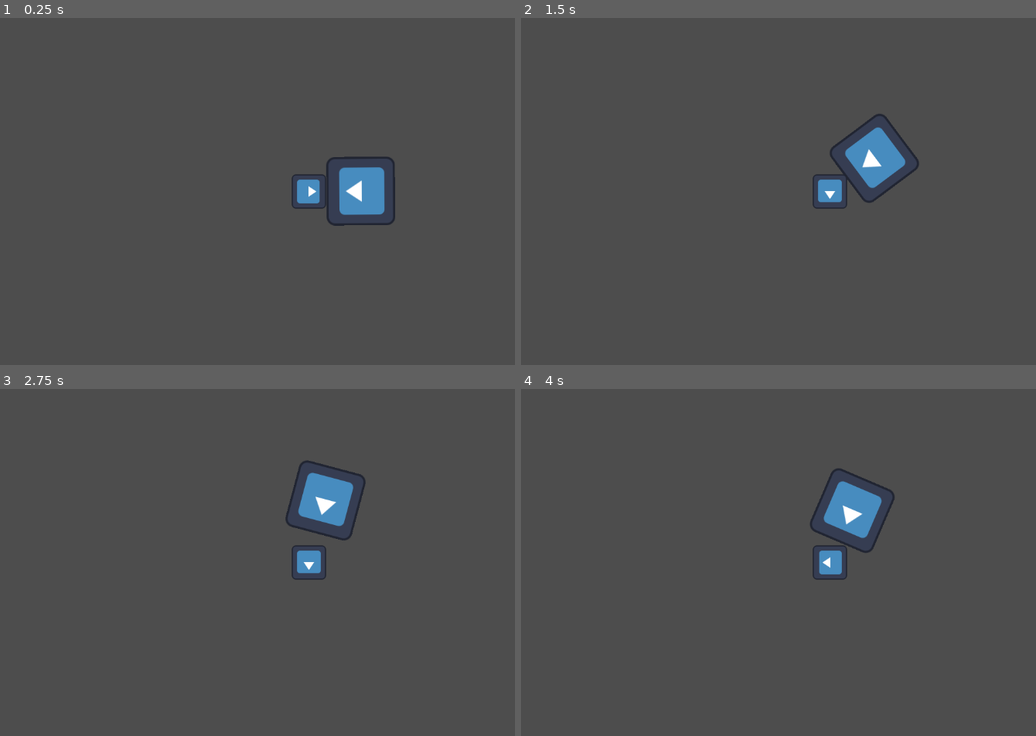
Above: before the commit, frames 1-4 (two rows, left to right).
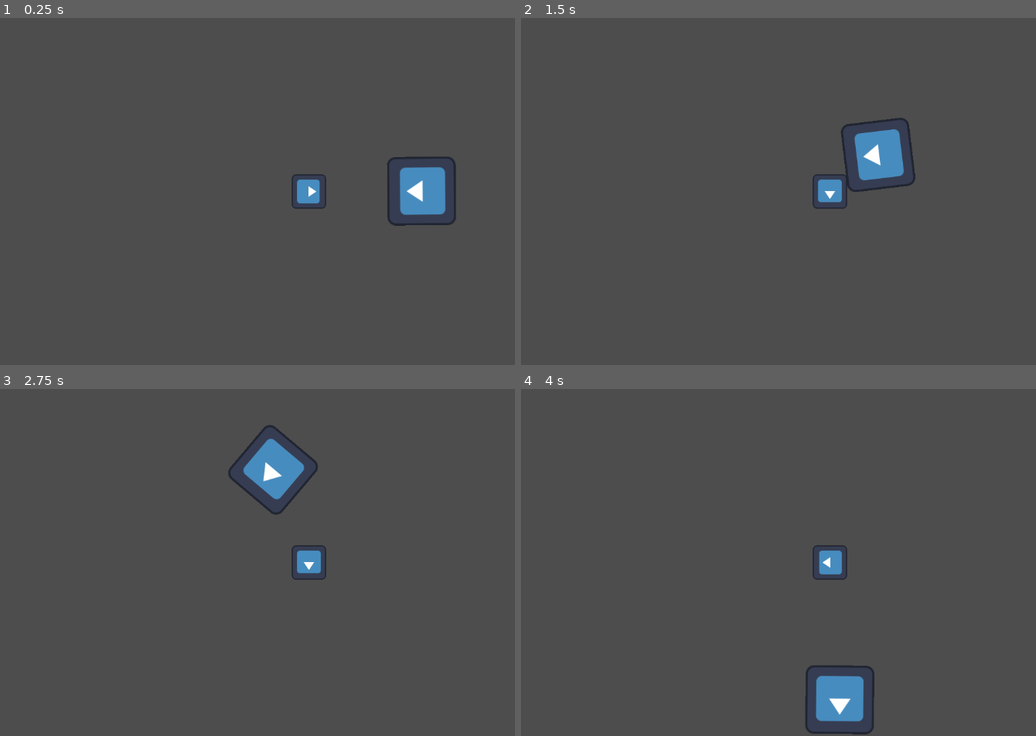
Above: after the commit, the same moments.

Repository: questionmark5482/Beat-Hunter
Game: Godot game, scene res://Scenes/stage.tscn
Same seed, same stepped clock (60 frames per second), same inputs: the game is played once before the commit and once after it. The engine's default icon, where the game draws it, is replaced by a stand-in: a white triangle on a blue panel in a dark square.
Inputs:
- Up to frame 1 (0.25 s): no input
- Up to frame 2 (1.5 s): hold Right (ui_right) 0.53-1.28 s; hold J (attack) 0.53-1.28 s; tap Enter at 1.25 s; hold Down (ui_down) from 1.28 s (still down); tap J (attack) at 1.35 s
- Up to frame 3 (2.75 s): release Down (ui_down) at 2.03 s; hold Right (ui_right) from 2.03 s (still down); hold Space (dance) from 2.03 s (still down); tap J (attack) at 2.3 s
- Up to frame 4 (4 s): release Right (ui_right) at 2.78 s; release Space (dance) at 2.78 s; hold Up (ui_up) 2.78-3.53 s; tap K (defend) at 2.85 s; tap J (attack) at 3.05, 3.8 s; hold Left (ui_left) from 3.53 s (still down); hold L (dodge) from 3.53 s (still down)

The runs differ from the first frame. In frame 1, 3.1% of the frame differs, in the area x 63-89%, y 39-60%; in frame 2, 1.1%; in frame 3, 3.0%; in frame 4, 3.1%, in the area x 55-73%, y 22-100%.

Commit message:
monster movement

Diff:
--- a/Scenes/stage.tscn
+++ b/Scenes/stage.tscn
@@ -9,6 +9,8 @@
 [node name="BeatsManager" parent="." instance=ExtResource("1_o6i02")]
 
 [node name="Player" parent="." instance=ExtResource("3_dvebp")]
+position = Vector2(-289, 0)
 
 [node name="Monster" parent="." instance=ExtResource("3_217rf")]
 position = Vector2(206, -2)
+rotation = -1.57079
--- a/Scripts/Weapon.gd
+++ b/Scripts/Weapon.gd
@@ -30,7 +30,6 @@
 	# Connect signals:
 	beats_manager.beat_information.connect(_on_beat)
 
-	print(str(attack_move.delay_beat))
 
 func _process(delta):
 	pass
--- a/Scripts/monster.gd
+++ b/Scripts/monster.gd
@@ -1,13 +1,15 @@
 extends CharacterBody2D
 
-const SPEED = 300.0
+const SPEED = 300
 const MONSTER_DRAG = SPEED * 0.2
-const STEER_VELOCITY = 1
+const STEER_VELOCITY = 0.01
+
 
 var player_vector: Vector2
 var player_direction: Vector2
 var move_direction: Vector2
 var facing_angle: float
+
 
 # State Machine
 var current_state: String
@@ -51,11 +53,21 @@
 	player_vector = player.get_global_transform().origin - self.get_global_transform().origin
 	player_direction = player_vector.normalized()
 	velocity = player_direction * SPEED
-	facing_angle = player_direction.angle()
-	set_global_rotation(facing_angle + PI/2)
+#	facing_angle = player_direction.angle()
+#	set_global_rotation(facing_angle + PI/2)
+	handle_rotate(player_direction, delta)
+	velocity = Vector2(1, 0).rotated(facing_angle) * SPEED * -1
+#	velocity = velocity.move_toward(Vector2(0, 0), MONSTER_DRAG)
+	move_and_slide()
 
-	velocity = velocity.move_toward(Vector2(0, 0), MONSTER_DRAG)
-	move_and_slide()
+func handle_rotate(player_direction, delta):
+	var d_theta = fmod(player_direction.angle() - facing_angle + 10*PI, 2*PI) - PI
+#	print(d_theta)
+	facing_angle += STEER_VELOCITY * signf(d_theta)
+	set_global_rotation(facing_angle - PI/2)
+
+#	rotation = lerp_angle(rotation, d_theta, STEER_VELOCITY * delta)
+	pass
 
 func handle_idle_state(delta):
 	pass
Not shown, changed: To-do List.txt
